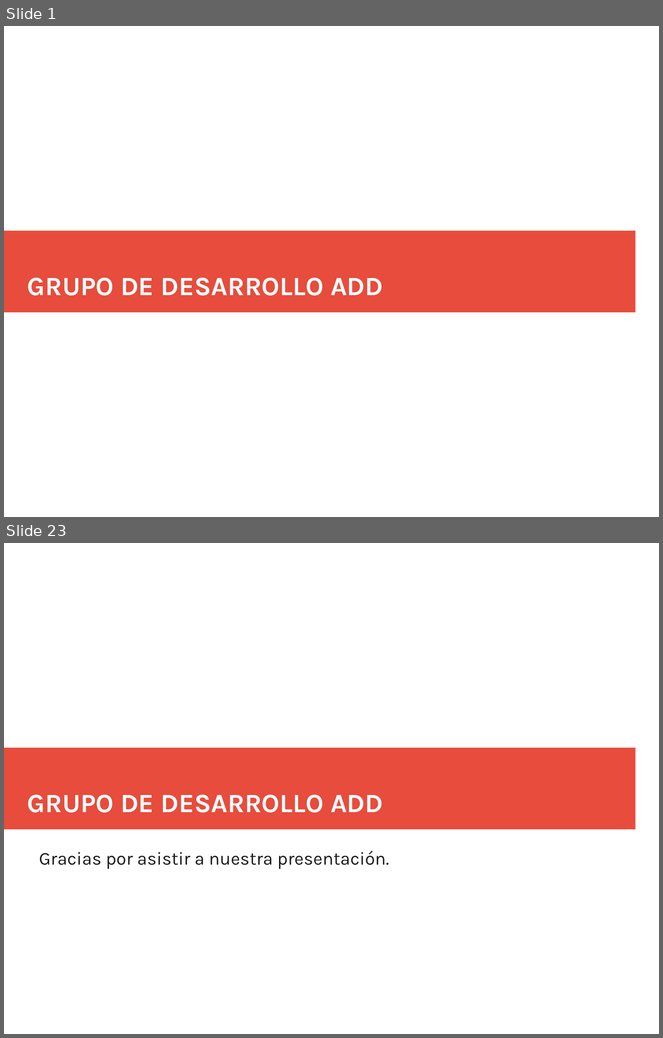
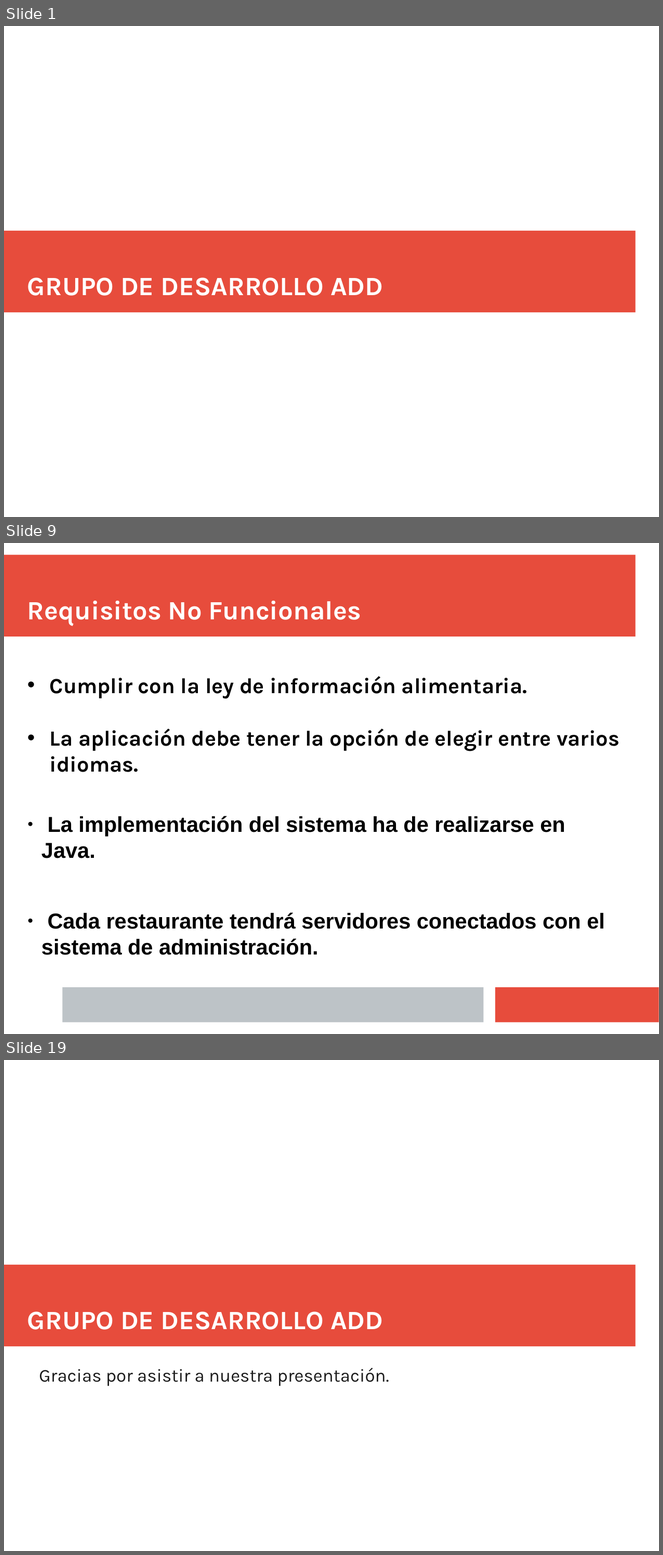
Before and after one commit to Juanba1998/APP-Restaurante, a slide deck: Material/Presentación/Presentacion Final (incompleta).pptx. Shown one above the other, each under a label of ours: slides 1 and 23 before the commit, slides 1, 9 and 19 after it; the slides between them are not shown. The pictures are 663x1038 and 663x1555 pixels, drawn with LibreOffice and Linux fonts; fonts in the diff are those of the drawing. Boxes give left, top, right and bottom in pixels: in the first picture for what was removed or moved away, otherwise in the second. Text is boxed around its words. In the diff, an @@ line names an element or a change of style, - is before the commit and + after.

```diff
--- a/Material/Presentación/Presentacion Final (incompleta).pptx
+++ b/Material/Presentación/Presentacion Final (incompleta).pptx
@@ slide 9 added at bbox=[4, 543, 659, 1034], background #FFFFFF @@
@@ rectangle added at bbox=[4, 555, 636, 637], fill #E74C3C @@
@@ text added at bbox=[27, 601, 361, 626], 32 pt, text #FFFFFF, bold @@
+Requisitos No Funcionales
@@ text added at bbox=[41, 676, 620, 955], 26.2 pt, text #000000, bold @@
+• Cumplir con la ley de información alimentaria.
+• La aplicación debe tener la opción de elegir entre varios idiomas.
+● La implementación del sistema ha de realizarse en Java.
+● Cada restaurante tendrá servidores conectados con el sistema de administración.
@@ rectangle added at bbox=[62, 988, 484, 1023], fill #BDC3C7 @@
@@ rectangle added at bbox=[496, 988, 659, 1023], fill #E74C3C @@
@@ what was slide 23 is now slide 19 @@
```
Also in this commit, not shown: 11 slides changed, 5 other slides added, 10 slides removed.
